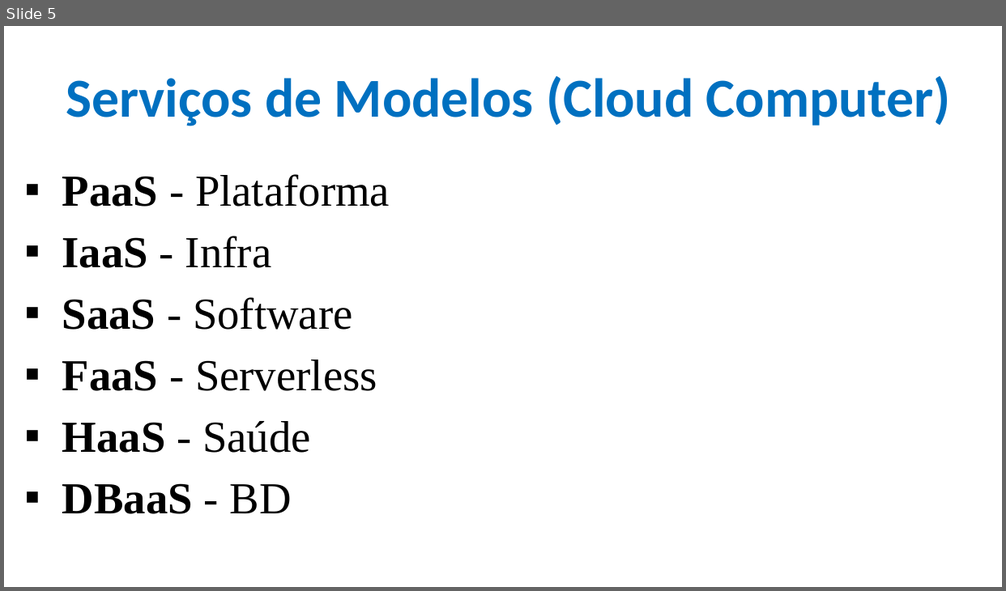
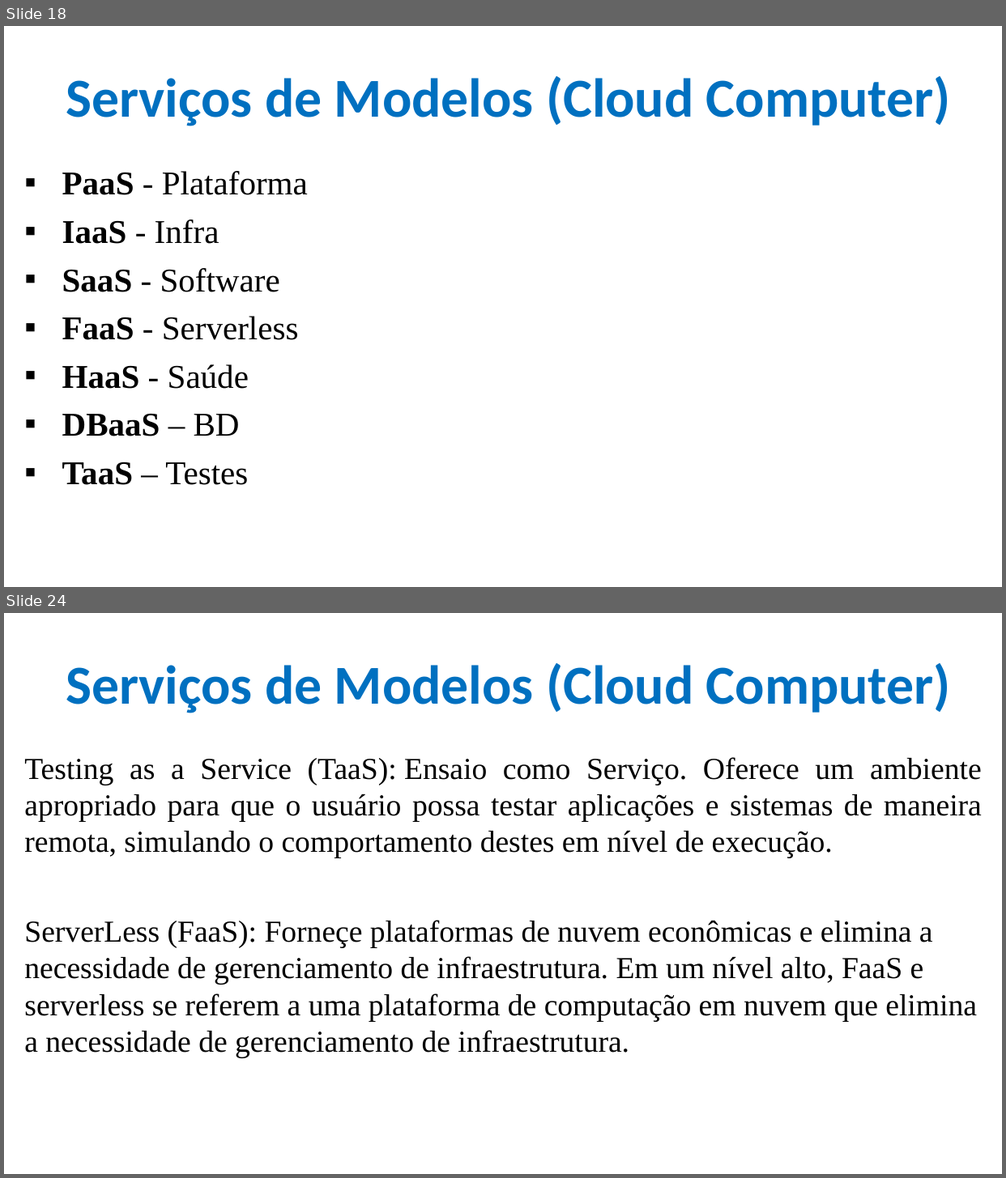
Before and after one commit to CloudEducationBrazil/WydenComputacaoNuvemWebServicesLinux, a slide deck: 01 Classes/Aula 01 - Computação em Nuvem e Web Services em Linux.pptx. Shown one above the other, each under a label of ours: slide 5 before the commit, slides 18 and 24 after it; the slides between them are not shown. The pictures are 1006x591 and 1006x1178 pixels, drawn with LibreOffice and Linux fonts; fonts in the diff are those of the drawing; background and template pictures are left out. Boxes give left, top, right and bottom in pixels: in the first picture for what was removed or moved away, otherwise in the second. Text is boxed around its words. In the diff, an @@ line names an element or a change of style, - is before the commit and + after.

Commit message:
Aula 01 Cloud Computer

```diff
--- a/01 Classes/Aula 01 - Computação em Nuvem e Web Services em Linux.pptx
+++ b/01 Classes/Aula 01 - Computação em Nuvem e Web Services em Linux.pptx
@@ slide 24 added at [4, 613, 1002, 1174], background picture (left out) @@
@@ title added at [66, 663, 951, 713], 39.6 pt, text #0070C0, bold @@
+Serviços de Modelos (Cloud Computer)
@@ text added at [24, 757, 982, 1059], 22 pt, text #000000 @@
+Testing as a Service (TaaS): Ensaio como Serviço. Oferece um ambiente apropriado para que o usuário possa testar aplicações e sistemas de maneira remota, simulando o comportamento destes em nível de execução.
+ServerLess (FaaS): Forneçe plataformas de nuvem econômicas e elimina a necessidade de gerenciamento de infraestrutura. Em um nível alto, FaaS e serverless se referem a uma plataforma de computação em nuvem que elimina a necessidade de gerenciamento de infraestrutura.
@@ what was slide 5 is now slide 18 @@
@@ slide 18 changed as well @@
@@ text at [62, 171, 308, 389]: size 32 to 24 pt in "PaaS - Plataforma", "IaaS - Infra", "SaaS - Software", "FaaS - Serverless" and 1 more places @@
@@ text at [62, 413, 248, 485]: text changed; size 32 to 24 pt; bold off @@
-▪ DBaaS - BD
+▪ DBaaS – BD
+▪ TaaS – Testes
```
Also in this commit, not shown: 8 other slides changed, 61 other slides added, 1 other file.
